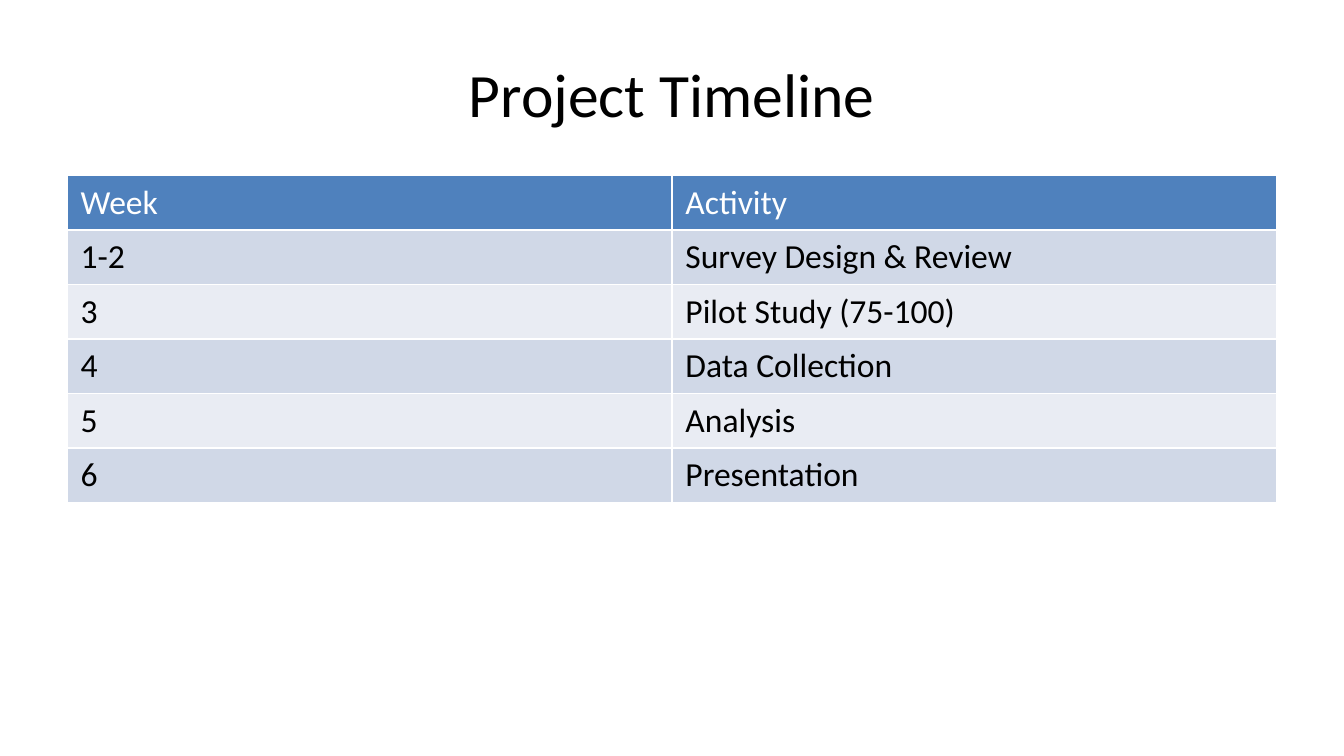
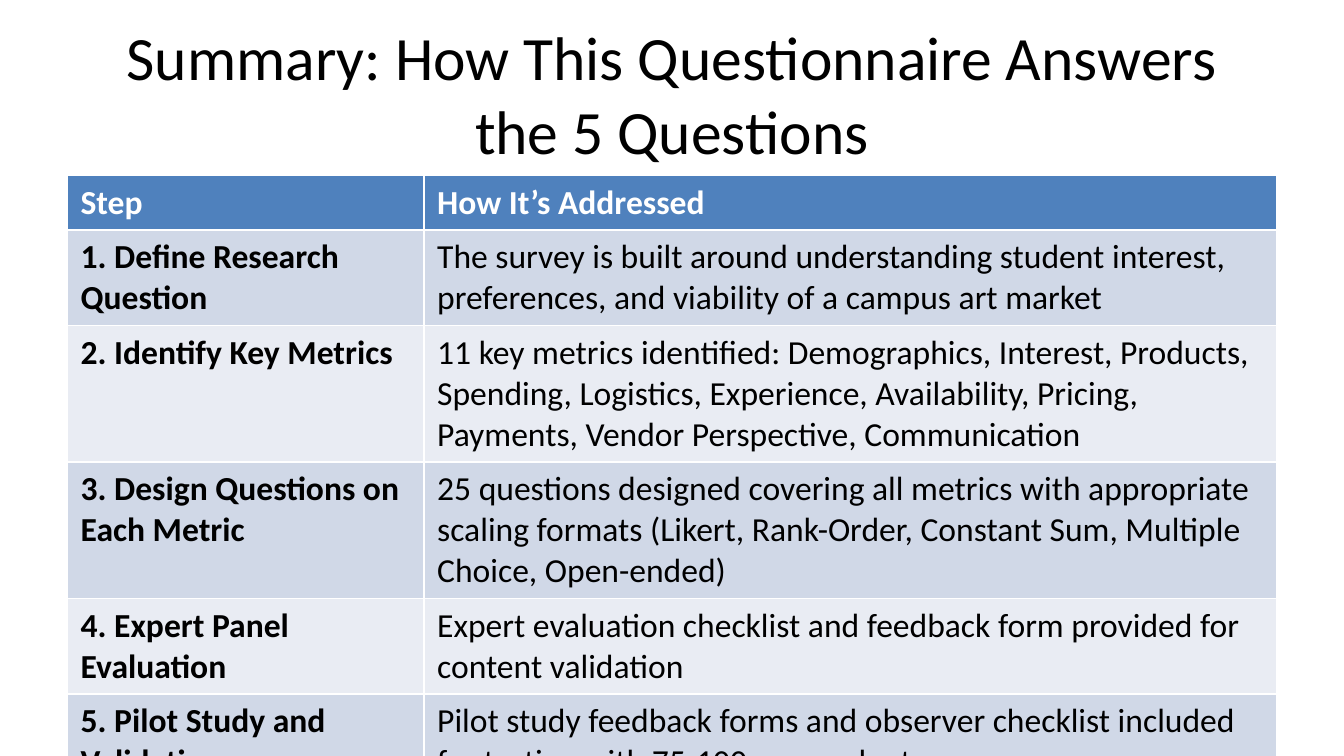
Before and after one commit to Faisal-imtiyaz123/marketing_research, a slide deck: slide 26 of presentation.pptx (slide 19 before the commit). Drawn at 1344x756 pixels with LibreOffice and Linux fonts; fonts in the diff are those of the drawing. Boxes give left, top, right and bottom in pixels: in the first picture for what was removed or moved away, otherwise in the second. Text is boxed around its words. In the diff, an @@ line names an element or a change of style, - is before the commit and + after.

```diff
--- a/presentation.pptx
+++ b/presentation.pptx
@@ title at <box>127,37,1216,162</box>: text changed @@
-Project Timeline
+Summary: How This Questionnaire Answers the 5 Questions
@@ table at <box>67,176,1277,742</box> @@
-row 1, column 1: Week
+row 1, column 1: Step
-row 1, column 2: Activity
+row 1, column 2: How It’s Addressed
-row 2, column 1: 1-2
+row 2, column 1: 1. Define Research Question
-row 2, column 2: Survey Design & Review
+row 2, column 2: The survey is built around understanding student interest, preferences, and viability of a campus art market
-row 3, column 1: 3
+row 3, column 1: 2. Identify Key Metrics
-row 3, column 2: Pilot Study (75-100)
+row 3, column 2: 11 key metrics identified: Demographics, Interest, Products, Spending, Logistics, Experience, Availability, Pricing, Payments, Vendor Perspective, Communication
-row 4, column 1: 4
+row 4, column 1: 3. Design Questions on Each Metric
-row 4, column 2: Data Collection
+row 4, column 2: 25 questions designed covering all metrics with appropriate scaling formats (Likert, Rank-Order, Constant Sum, Multiple Choice, Open-ended)
-row 5, column 1: 5
+row 5, column 1: 4. Expert Panel Evaluation
-row 5, column 2: Analysis
+row 5, column 2: Expert evaluation checklist and feedback form provided for content validation
-row 6, column 1: 6
+row 6, column 1: 5. Pilot Study and Validation
-row 6, column 2: Presentation
+row 6, column 2: Pilot study feedback forms and observer checklist included for testing with 75-100 respondents
```
Also in this commit, not shown: 6 other slides changed, 21 slides added, 14 slides removed, 4 other files.
